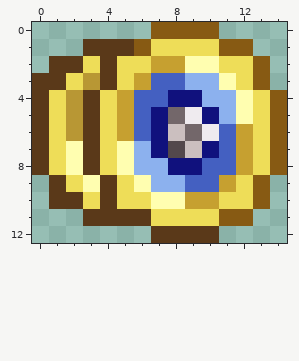
Pixel-art sprite, stored at Content/Items/Weapons/ThrowOfTheLunatic.png. Above: the version before the commit.
The file is 30x26 pixels, drawn in blocks of 2x2; one block is one cell here.
The same view after the edit:
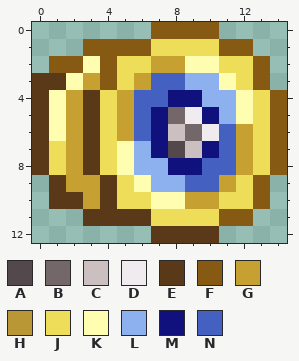
Palette (. is transparent): A #53484c  B #73676a  C #cbbfbf  D #efebef  E #5a3919  F #875a13  G #c6a030  H #b89734  J #eedd58  K #fffeb0  L #8cb1ee  M #10117d  N #4460c1
Commit: Slight Adjustment More Similar To Vanilla Yoyo Shading
The exact change:
y 1: x 3..5 EEE -> FFF
y 2: x 1..4 EEJE -> FFKF
y 3: x 2..4 JHE -> KGF
y 4..6: x 1..2 JH -> KG
y 7..8: x 2 K -> G
y 9: x 2..3 JK -> GG
y 10: x 3 J -> G
